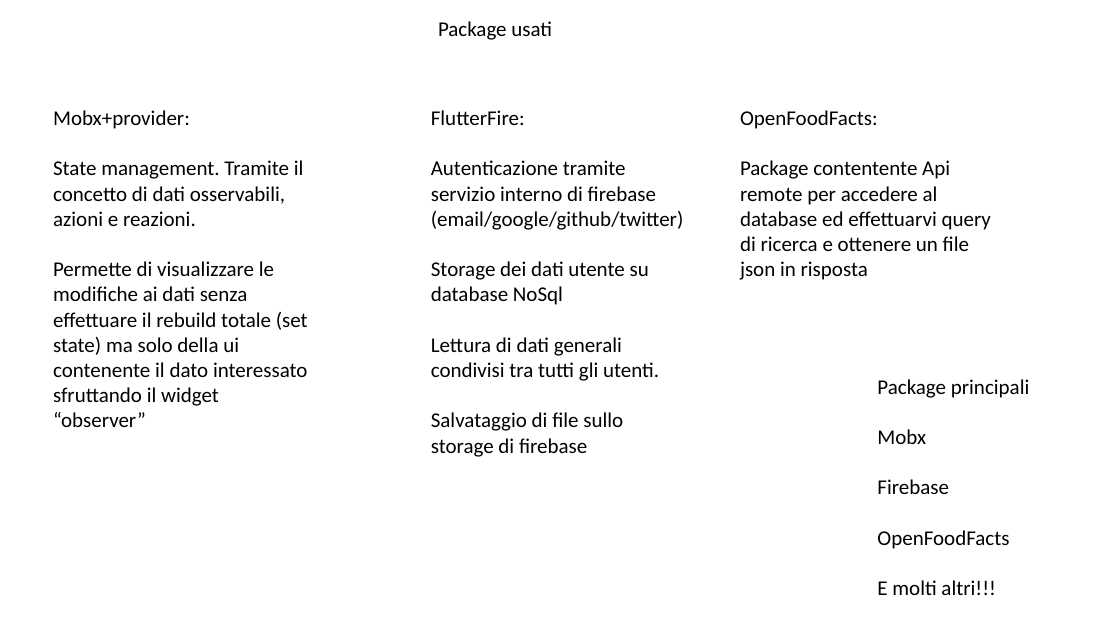
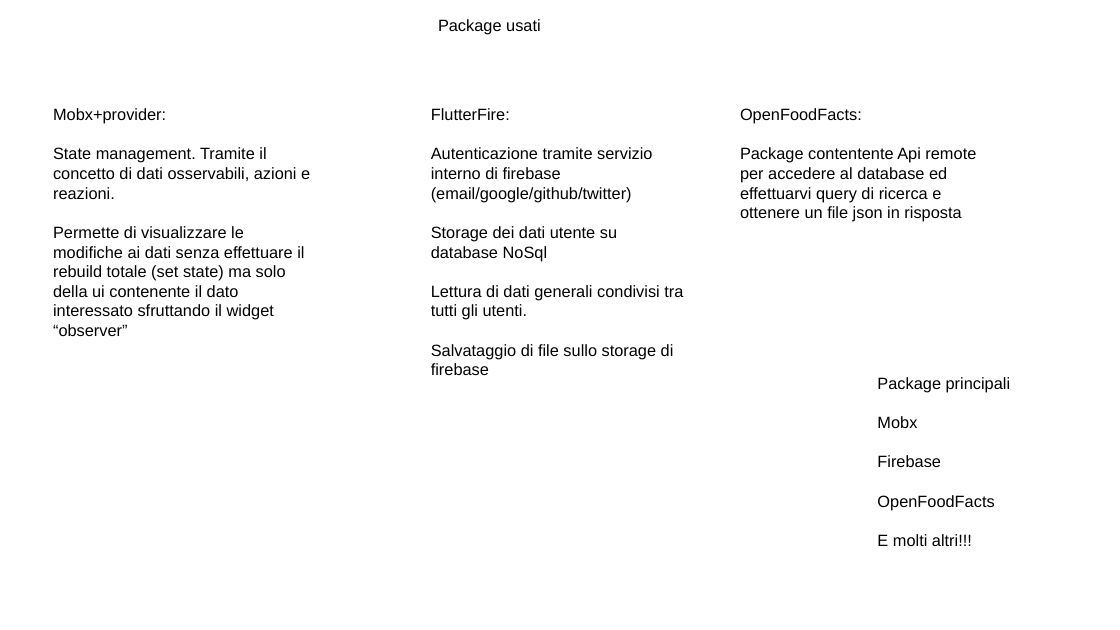
Before and after one commit to Ciuse/Bealthy_app, a slide deck: slide 9 of Presentazione/Presentazione Bealthy.pptx. Drawn at 1120x630 pixels with LibreOffice and Linux fonts; fonts in the diff are those of the drawing. Boxes give left, top, right and bottom in pixels: in the first picture for what was removed or moved away, otherwise in the second. Text is boxed around its words. In the diff, an @@ line names an element or a change of style, - is before the commit and + after.

```diff
--- a/Presentazione/Presentazione Bealthy.pptx
+++ b/Presentazione/Presentazione Bealthy.pptx
@@ size 18 to 14 pt, font Calibri to Arial in 5 elements at bbox=[877, 377, 1011, 546], bbox=[438, 19, 541, 35], bbox=[53, 108, 310, 336], bbox=[431, 108, 683, 375], bbox=[740, 108, 976, 222] @@
```
Also in this commit, not shown: 7 other slides changed, 2 slides added, 1 slide removed, 18 other files.
